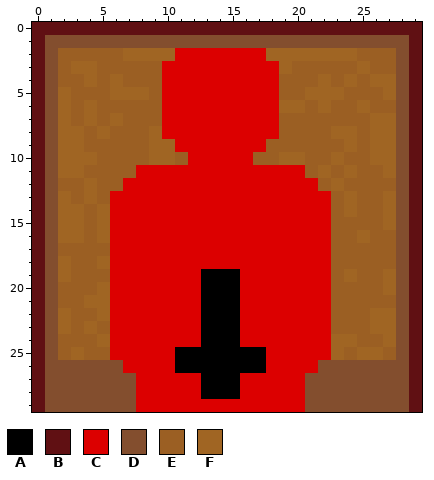
Two states of a pixel-art sprite, img/negative-neg.png. Above is the file before it was changed.
The file is 30x30 pixels.
Palette (. is transparent): A #000000  B #601013  C #dc0000  D #834e2e  E #9b5f23  F #a06523
After the commit:
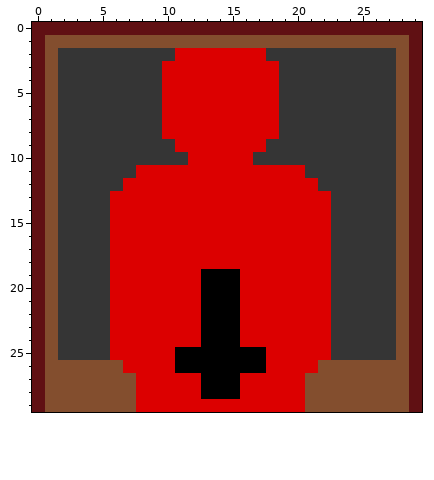
Edits made:
colour E: #9b5f23 -> #353535
y 2: x 7..10 FFFF -> EEEE; x 18..24 FFFFFFF -> EEEEEEE
y 3: x 3..4 FF -> EE; x 19 F -> E; x 25 F -> E
y 4: x 4 F -> E; x 6 F -> E; x 22 F -> E; x 24 F -> E; x 26..27 FF -> EE
y 5: x 2 F -> E; x 6..8 FFF -> EEE; x 21..23 FFF -> EEE; x 27 F -> E
y 6: x 2 F -> E; x 4 F -> E; x 19..20 FF -> EE; x 22 F -> E; x 25 F -> E
y 7: x 2 F -> E; x 4 F -> E; x 6 F -> E; x 26..27 FF -> EE
y 8: x 2..3 FF -> EE; x 5 F -> E; x 9 F -> E; x 23..24 FF -> EE; x 26..27 FF -> EE
y 9: x 2..3 FF -> EE; x 9..10 FF -> EE; x 24 F -> E; x 26..27 FF -> EE
y 10: x 2..4 FFF -> EEE; x 9..10 FF -> EE; x 19..20 FF -> EE; x 23 F -> E; x 26..27 FF -> EE
y 11: x 2..3 FF -> EE; x 22 F -> E; x 24 F -> E; x 27 F -> E
y 12: x 4 F -> E; x 23 F -> E
y 13: x 2 F -> E; x 4 F -> E; x 24 F -> E; x 27 F -> E
y 14: x 2..3 FF -> EE; x 5 F -> E; x 24 F -> E; x 27 F -> E
y 15: x 2..3 FF -> EE; x 5 F -> E; x 27 F -> E
y 16: x 2..3 FF -> EE; x 5 F -> E; x 25 F -> E
y 18: x 2 F -> E; x 5 F -> E
y 19: x 2 F -> E; x 24 F -> E; x 27 F -> E
y 20: x 5 F -> E; x 27 F -> E
y 21: x 4..5 FF -> EE
y 22: x 2 F -> E; x 5 F -> E; x 26..27 FF -> EE
y 23: x 2 F -> E; x 4 F -> E; x 26..27 FF -> EE
y 24: x 5 F -> E; x 23..24 FF -> EE; x 27 F -> E
y 25: x 3 F -> E; x 23 F -> E; x 25..26 FF -> EE
Boxes around the changes in both pictures, in picture pixels (x1, y1, x2, y2):
changed: (58, 48, 188, 360)
changed: (253, 48, 396, 360)
